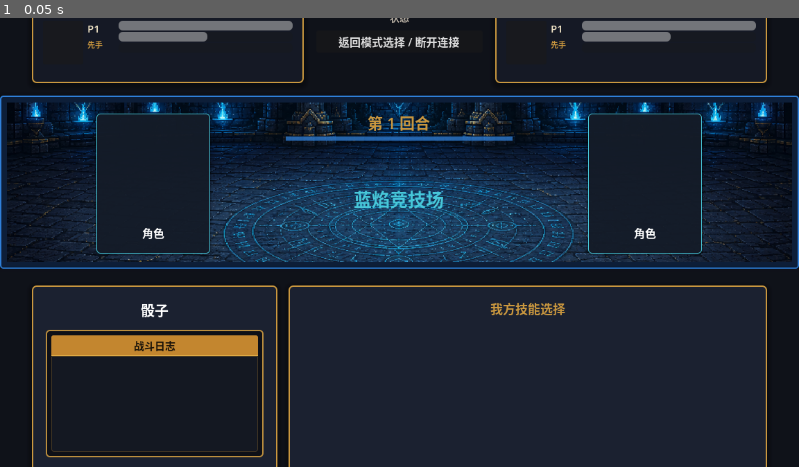
Above: before the commit, frame 1.
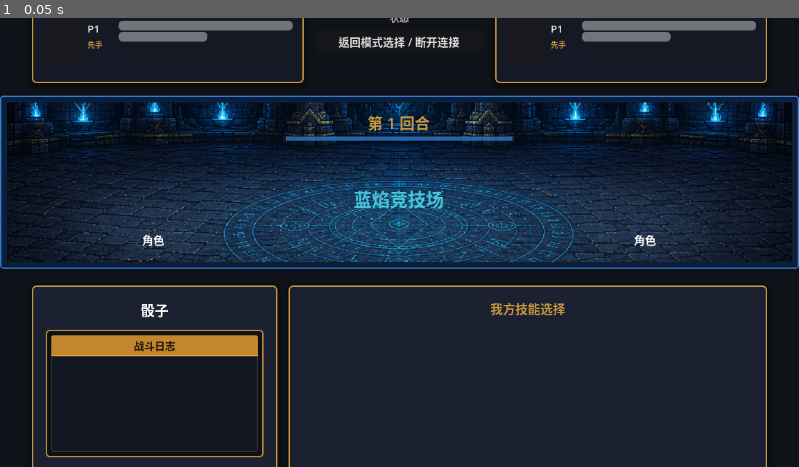
Above: after the commit, the same moment.

Repository: hereisBBJ/dice_fight_godot
Game: Godot game, scene res://scenes/ui/screens/battle_screen.tscn
The game is run twice, just before and just after one commit, with the same random seed, the same clock (stepped at 60 frames per second) and the same inputs. This scene is started directly instead of the project's main scene.
Inputs:
- Up to frame 1 (0.05 s): no input

The runs differ from the first frame. In frame 1, 3.3% of the frame differs, in the area x 12-88%, y 21-53%.

Commit message:
战斗界面角色槽增加透明效果

Diff:
--- a/scripts/ui/screens/battle_screen.gd
+++ b/scripts/ui/screens/battle_screen.gd
@@ -88,12 +88,24 @@
 	bottom_band.add_theme_stylebox_override("panel", UIAssetsScript.formal_panel_style(Color(0.06, 0.07, 0.10, 0.98), UIAssetsScript.COLOR_GOLD_DARK, 0, 0))
 	dice_panel.add_theme_stylebox_override("panel", UIAssetsScript.formal_panel_style(UIAssetsScript.COLOR_PANEL, UIAssetsScript.COLOR_GOLD, 6, 2))
 	action_cell.add_theme_stylebox_override("panel", UIAssetsScript.formal_panel_style(UIAssetsScript.COLOR_PANEL, UIAssetsScript.COLOR_GOLD, 6, 2))
-	self_character_slot.add_theme_stylebox_override("panel", UIAssetsScript.inset_panel_style(Color(0.08, 0.11, 0.16, 0.94), UIAssetsScript.COLOR_ARCANE))
-	enemy_character_slot.add_theme_stylebox_override("panel", UIAssetsScript.inset_panel_style(Color(0.08, 0.11, 0.16, 0.94), UIAssetsScript.COLOR_ARCANE))
+	self_character_slot.add_theme_stylebox_override("panel", _transparent_character_slot_style())
+	enemy_character_slot.add_theme_stylebox_override("panel", _transparent_character_slot_style())
 	UIAssetsScript.apply_label_color(status_label, UIAssetsScript.COLOR_TEXT_MUTED)
 	UIAssetsScript.apply_label_color(round_label, UIAssetsScript.COLOR_GOLD)
 	UIAssetsScript.apply_label_color(scene_label, UIAssetsScript.COLOR_ARCANE)
 	UIAssetsScript.apply_label_color(action_title, UIAssetsScript.COLOR_GOLD)
+
+
+func _transparent_character_slot_style() -> StyleBoxFlat:
+	var style = StyleBoxFlat.new()
+	style.bg_color = Color(0, 0, 0, 0)
+	style.border_color = Color(0, 0, 0, 0)
+	style.set_border_width_all(0)
+	style.content_margin_left = 0
+	style.content_margin_right = 0
+	style.content_margin_top = 0
+	style.content_margin_bottom = 0
+	return style
 
 
 func _self_player_id() -> int:
@@ -168,7 +180,7 @@
 	var player: Dictionary = battle.players[player_id]
 	var character: Dictionary = player.get("character", {})
 	var theme_color = UIAssetsScript.color_from_hex(String(character.get("theme_color", "")), Color(0.18, 0.19, 0.22))
-	slot.add_theme_stylebox_override("panel", UIAssetsScript.panel_style(Color(0.02, 0.02, 0.025), theme_color.darkened(0.2), 2))
+	slot.add_theme_stylebox_override("panel", _transparent_character_slot_style())
 	portrait.flip_h = flip_h
 	if portrait.has_method("set_character_animation"):
 		portrait.set_character_animation(character, theme_color, Vector2i(192, 192), "battle_idle")
Not shown, changed: docs/FORMAL_UI_DEVELOPMENT_PLAN.md
